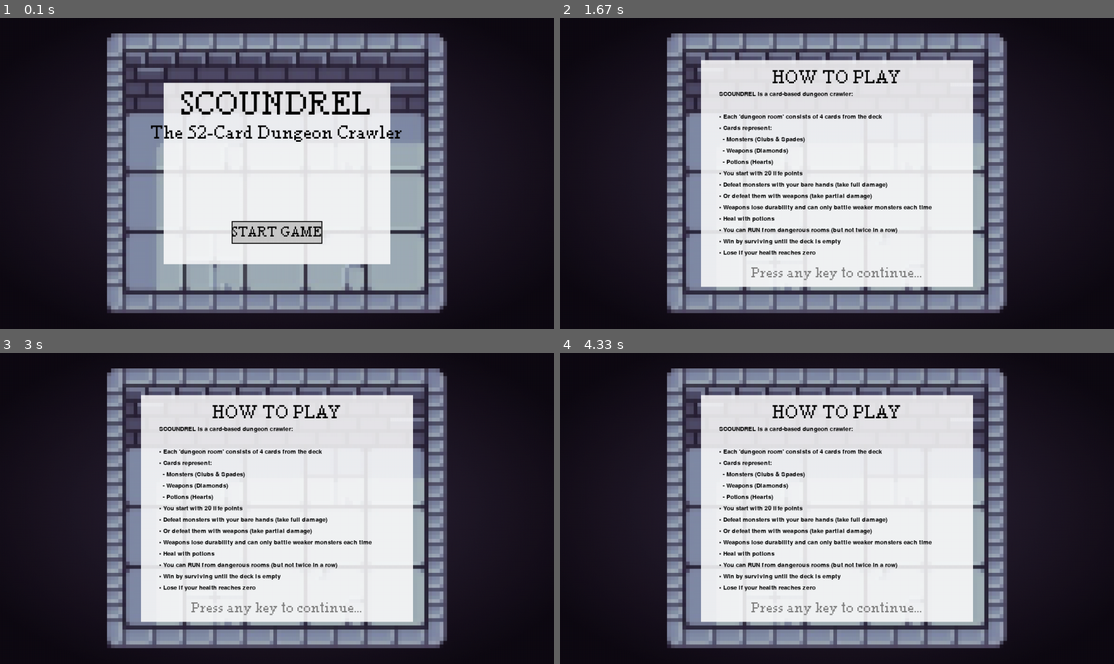
Above: before the commit, frames 1-4 (two rows, left to right).
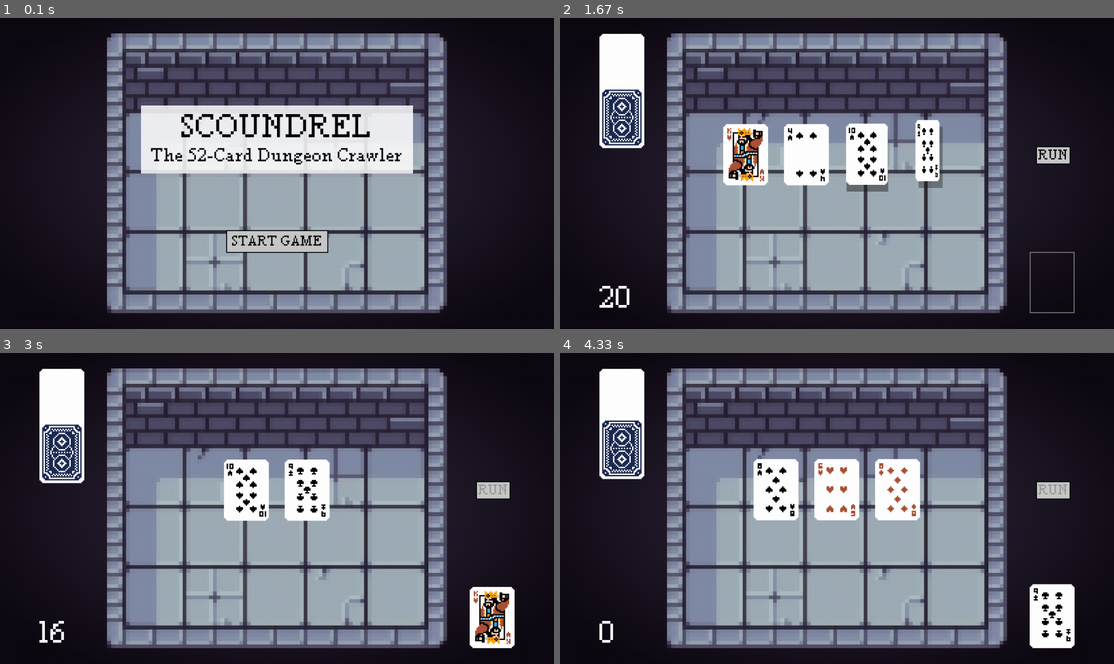
Above: after the commit, the same moments.

Repository: YetiGonk/Scoundrel-Pygame
Game: pygame game, started from main.py
Same seed, same stepped clock (60 frames per second), same inputs: the game is played once before the commit and once after it.
Inputs (mouse positions are in pixels of both pictures, inside the frame that each line leads up to):
- Up to frame 1 (0.1 s): no input
- Up to frame 2 (1.67 s): click "START GAME" at 0.38 s; click (704, 176) at 0.72 s; click (692, 58) at 1.55 s
- Up to frame 3 (3 s): click (182, 489) at 1.88 s; click (216, 489) at 2.72 s
- Up to frame 4 (4.33 s): click (864, 489) at 3.05 s; click (742, 489) at 3.88 s

The runs differ from the first frame. In frame 1, 19% of the frame differs, in the area x 25-75%, y 20-80%; in frame 2, 36%; in frame 3, 38%, in the area x 7-93%, y 4-96%; in frame 4, 37%.

Commit message:
adding more decks and ui changes

Diff:
--- a/components/deck.py
+++ b/components/deck.py
@@ -3,13 +3,14 @@
 """
 import random
 import pygame
-from constants import CARD_WIDTH, CARD_HEIGHT, SCREEN_WIDTH, SCREEN_HEIGHT, FLOOR_WIDTH, FLOOR_HEIGHT, GRAY
+from constants import CARD_WIDTH, CARD_HEIGHT, SCREEN_WIDTH, SCREEN_HEIGHT, FLOOR_WIDTH, FLOOR_HEIGHT, GRAY, DECK_NAMES, DECK_DESC_DICT, DECK_DICT, SUITS
 from utils.resource_loader import ResourceLoader
 
 class Deck:
     """ Represents a deck of cards in the game. """
 
-    def __init__(self, position=(SCREEN_WIDTH//2 - FLOOR_WIDTH//2 - CARD_WIDTH - 50, SCREEN_HEIGHT//2 - FLOOR_HEIGHT//2)):
+    def __init__(self, floor, position=(SCREEN_WIDTH//2 - FLOOR_WIDTH//2 - CARD_WIDTH - 50, SCREEN_HEIGHT//2 - FLOOR_HEIGHT//2)):
+        self.floor = floor if floor in DECK_NAMES else None
         self.position = position
         self.cards = []
         self.card_stack = []
@@ -20,11 +21,8 @@
 
     def initialise_deck(self):
         self.cards = []
-        suits = ["spades", "clubs", "diamonds", "hearts"]
-        for suit in suits:
-            for value in range(2, 15):  # 2-14 (Ace is 14)
-                if (suit in ["hearts", "diamonds"]) and value >= 11:
-                    continue
+        for suit in SUITS:
+            for value in range(DECK_DICT[self.floor][suit]["lower"], DECK_DICT[self.floor][suit]["upper"]+1):
                 self.cards.append({"suit": suit, "value": value})
         random.shuffle(self.cards)
         self.initialise_visuals()
--- a/components/room.py
+++ b/components/room.py
@@ -50,10 +50,18 @@
 
         # Get target positions for all cards
         for i, card in enumerate(sorted_cards):
-            card_position = (
-                int(start_x + i * (CARD_WIDTH + self.card_spacing)),
-                int(start_y)
-            )
+            card_position = (0, 0)
+            if num_cards == 1:
+                # position final card as if left most side of 4 cards
+                card_position = (
+                    int(start_x - (CARD_WIDTH + self.card_spacing) * 1.5),
+                    int(start_y)
+                )
+            else:
+                card_position = (
+                    int(start_x + i * (CARD_WIDTH + self.card_spacing)),
+                    int(start_y)
+                )
 
             if animate and animation_manager is not None:
                 # Create animation with easing
--- a/constants.py
+++ b/constants.py
@@ -21,7 +21,17 @@
 CARD_HEIGHT = 135
 
 # UI positions and sizes
+MENU_WIDTH = 600
+MENU_HEIGHT = 150
+MENU_POSITION = (
+    SCREEN_WIDTH//2 - MENU_WIDTH//2,
+    SCREEN_HEIGHT//2 - MENU_HEIGHT
+)
+
 WEAPON_POSITION = (486, 420)
+
+MONSTER_STACK_OFFSET = (30, 10)
+MONSTER_START_OFFSET = (150, 0)
 
 RUN_WIDTH = 76
 RUN_HEIGHT = 40
@@ -44,3 +54,88 @@
 BODY_FONT_SIZE = 28
 NORMAL_FONT_SIZE = 20
 FONT_FILE = f"{FONTS_PATH}/Pixel Times.ttf"
+
+# Decks
+SUITS = ["diamonds", "hearts", "spades", "clubs"]
+DECK_NAMES = ["standard", "easy", "hard", "blessed", "wild", "hell", "trapped", "cursed"]
+
+STANDARD_DECK = {
+    "diamonds": {
+        "upper": 12,
+        "lower": 2
+    },
+    "hearts": {
+        "upper": 12,
+        "lower": 2
+    },
+    "spades": {
+        "upper": 12,
+        "lower": 2
+    },
+    "clubs": {
+        "upper": 12,
+        "lower": 2
+    },
+}
+
+EASY_DECK = {
+    "diamonds": {
+        "upper": 14,
+        "lower": 2
+    },
+    "hearts": {
+        "upper": 14,
+        "lower": 2
+    },
+    "spades": {
+        "upper": 10,
+        "lower": 2
+    },
+    "clubs": {
+        "upper": 10,
+        "lower": 2
+    },
+}
+
+HARD_DECK = {
+    "diamonds": {
+        "upper": 10,
+        "lower": 2
+    },
+    "hearts": {
+        "upper": 10,
+        "lower": 2
+    },
+    "spades": {
+        "upper": 14,
+        "lower": 2
+    },
+    "clubs": {
+        "upper": 14,
+        "lower": 2
+    },
+}
+
+DECK_DICT = {
+    "standard": STANDARD_DECK,
+    "easy": EASY_DECK,
+    "hard": HARD_DECK,
+    # "blessed": BLESSED_DECK,
+    # "treasury": TREASURY_DECK,
+    # "wild": WILD_DECK,
+    # "hell": HELL_DECK,
+    # "cursed": CURSED_DECK,
+    # "trapped": TRAPPED_DECK
+}
+
+DECK_DESC_DICT = {
+    "standard": "The standard deck. The original game.",
+    "easy": "For the shmucks with no 'cojones'. No face or ace monster cards, all weapons and potions.",
+    "hard": "For the crazies with too many 'cojones'. All monsters, no face or ace weapons or potions.",
+    "blessed": "",
+    "treasury": "",
+    "wild": "",
+    "hell": "",
+    "cursed": "",
+    "trapped": ""
+}
--- a/states/menu_state.py
+++ b/states/menu_state.py
@@ -4,6 +4,7 @@
 
 from constants import SCREEN_WIDTH, SCREEN_HEIGHT, WHITE, BLACK, LIGHT_GRAY
 from states.game_state import GameState
+from ui.panel import Panel
 from utils.resource_loader import ResourceLoader
 
 class MenuState(GameState):
@@ -48,15 +49,13 @@
         surface.blit(self.floor, ((SCREEN_WIDTH - self.floor.get_width())/2, (SCREEN_HEIGHT - self.floor.get_height())/2))
 
         # Create a semi-transparent panel
-        panel = pygame.Surface((500, 400))
-        panel.fill(WHITE)
-        panel.set_alpha(220)
-        panel_rect = panel.get_rect(center=(SCREEN_WIDTH//2, SCREEN_HEIGHT//2))
-        surface.blit(panel, panel_rect)
+        from constants import MENU_WIDTH, MENU_HEIGHT, MENU_POSITION
+        panel = Panel((MENU_WIDTH, MENU_HEIGHT), MENU_POSITION)
+        panel.draw(surface)
 
         # Draw title
         title_text = self.title_font.render("SCOUNDREL", True, BLACK)
-        title_rect = title_text.get_rect(center=(SCREEN_WIDTH//2, panel_rect.top + 50))
+        title_rect = title_text.get_rect(center=(SCREEN_WIDTH//2, panel.rect.top + 50))
         surface.blit(title_text, title_rect)
 
         # Draw subtitle
@@ -65,8 +64,8 @@
         surface.blit(subtitle_text, subtitle_rect)
 
         # Draw start button
-        self.start_button_rect = pygame.Rect(0, 0, 200, 50)
-        self.start_button_rect.center = (SCREEN_WIDTH//2, panel_rect.bottom - 70)
+        self.start_button_rect = pygame.Rect(0, 0, 225, 50)
+        self.start_button_rect.center = (SCREEN_WIDTH//2, panel.rect.bottom + 150)
         pygame.draw.rect(surface, LIGHT_GRAY, self.start_button_rect)
         pygame.draw.rect(surface, BLACK, self.start_button_rect, 2)
 
--- a/states/playing_state.py
+++ b/states/playing_state.py
@@ -22,6 +22,7 @@
         self.deck = None
         self.discard_pile = None
         self.room = None
+        self.current_floor = None
 
         # Player stats
         self.life_points = 20
@@ -49,6 +50,7 @@
 
     def enter(self):
         # Load fonts
+        self.title_font = ResourceLoader.load_font("fonts/Pixel Times.ttf", 60)
         self.header_font = ResourceLoader.load_font("fonts/Pixel Times.ttf", 36)
         self.body_font = ResourceLoader.load_font("fonts/Pixel Times.ttf", 28)
 
@@ -63,7 +65,8 @@
         self.floor = pygame.transform.scale(self.floor, (FLOOR_WIDTH, FLOOR_HEIGHT))
 
         # Initialize game components
-        self.deck = Deck()
+        self.current_floor = "easy"
+        self.deck = Deck(self.current_floor)
         self.discard_pile = DiscardPile()
         self.room = Room(self.animation_manager)
 
@@ -132,8 +135,12 @@
             self.on_run_completed()
 
         # If we have only one card left and animations just finished, start a new room
-        elif len(self.room.cards) == 1 and animations_just_finished:
+        elif len(self.room.cards) == 1 and animations_just_finished and len(self.deck.cards) > 0:
             self.start_new_room(self.room.cards[0])
+
+        # If both room and deck are empty and animations just finished, then trigger victory
+        elif len(self.room.cards) == 0 and animations_just_finished and len(self.deck.cards) == 0:
+            self.check_game_over()
 
     def draw(self, surface):
         # Draw background
@@ -156,8 +163,8 @@
         self.room.draw(surface)
 
         # Draw health
-        health_text = self.header_font.render(str(self.life_points), True, WHITE)
-        health_rect = health_text.get_rect(topleft=(75, 527))
+        health_text = self.title_font.render(str(self.life_points), True, WHITE)
+        health_rect = health_text.get_rect(bottomleft=(self.deck.rect.x, SCREEN_HEIGHT-self.deck.rect.y))
         surface.blit(health_text, health_rect)
 
         # Draw run button
@@ -168,15 +175,11 @@
             button_rect = self.run_button.rect
             pygame.draw.rect(surface, LIGHT_GRAY, button_rect)
             pygame.draw.rect(surface, BLACK, button_rect, 2)
-            button_text = self.body_font.render("RUN", True, (150, 150, 150))  # Grayed out text
+            button_text = self.body_font.render("RUN", True, (150, 150, 150))  # Greyed out text
             button_text_rect = button_text.get_rect(center=button_rect.center)
             surface.blit(button_text, button_text_rect)
 
     def start_new_room(self, last_card=None):
-        if len(self.deck.cards) < 4:
-            self.end_game(True)
-            return
-
         if self.life_points <= 0:
             return
 
@@ -192,10 +195,10 @@
             last_card.face_up = True
 
         # Calculate how many cards to draw
-        cards_to_draw = 4 - len(self.room.cards)
+        cards_to_draw = min(4 - len(self.room.cards), len(self.deck.cards))
 
         # Calculate final target positions first
-        num_cards = 4  # Always 4 cards in a full room
+        num_cards = min(4, len(self.deck.cards)+len(self.room.cards))  # Always 4 cards in a full room
         total_width = (CARD_WIDTH * num_cards) + (self.room.card_spacing * (num_cards - 1))
         start_x = (SCREEN_WIDTH - total_width) // 2
         start_y = (SCREEN_HEIGHT - CARD_HEIGHT) // 2 - 40
@@ -222,12 +225,15 @@
                 else:
                     card.update_position(self.deck.position)
 
-                # Add card to room (this won't position cards yet)
+                # Add card to room
                 self.room.add_card(card)
 
                 # Calculate which target position to use
                 if last_card:
-                    target_pos = target_positions[i + 1]  # Skip position 0 for last_card
+                    if num_cards < 4:
+                        target_pos = target_positions[i]
+                    else:
+                        target_pos = target_positions[i + 1]  # Skip position 0 for last_card
                 else:
                     target_pos = target_positions[i]
 
@@ -310,16 +316,14 @@
                     self.room.remove_card(monster)
                     self.defeated_monsters.append(monster)
                     self.position_monster_stack()
-                    self.check_game_over()
                 else:
                     if monster.value > self.life_points:
                         self.life_points = 0
                     else:
                         self.life_points -= monster.value
-                    self.check_game_over()
+                        self.animate_card_movement(monster, self.discard_pile.position, on_complete=lambda: self.discard_pile.add_card(monster))
                     # Add to discard AFTER removing from room
                     self.room.remove_card(monster)
-                    self.discard_pile.add_card(monster)
             else:
                 if monster.value <= self.equipped_weapon["value"]:
                     monster.z_index = self.z_index_counter
@@ -341,16 +345,14 @@
                     self.room.remove_card(monster)
                     self.defeated_monsters.append(monster)
                     self.position_monster_stack()
-                    self.check_game_over()
         else:
             if monster.value > self.life_points:
                 self.life_points = 0
             else:
                 self.life_points -= monster.value
+                self.animate_card_movement(monster, self.discard_pile.position, on_complete=lambda: self.discard_pile.add_card(monster))
             # Add to discard AFTER removing from room
             self.room.remove_card(monster)
-            self.discard_pile.add_card(monster)
-            self.check_game_over()
 
     def add_to_defeated_monsters(self, monster):
         """Callback after animation to actually add monster to defeated stack"""
@@ -379,23 +381,22 @@
         if not self.defeated_monsters or "node" not in self.equipped_weapon:
             return
 
-        monster_start_offset = (150, 0)
-        monster_stack_offset = (30, 10)
-        total_width = monster_stack_offset[0] * (len(self.defeated_monsters) - 1)
-        start_x = self.equipped_weapon["node"].rect.x + monster_start_offset[0] - total_width / 2
-
-        weapon_adjustment = (-total_width / 2, 0)
-        weapon_pos = (self.equipped_weapon["node"].rect.x + weapon_adjustment[0],
-            self.equipped_weapon["node"].rect.y + weapon_adjustment[1]
+        from constants import MONSTER_STACK_OFFSET, MONSTER_START_OFFSET
+        total_width = MONSTER_STACK_OFFSET[0] * (len(self.defeated_monsters) - 1)
+        start_x = self.equipped_weapon["node"].rect.x + MONSTER_START_OFFSET[0]
+
+        for i, monster in enumerate(self.defeated_monsters):
+            new_stack_position = (
+                start_x + i * MONSTER_STACK_OFFSET[0],
+                self.equipped_weapon["node"].rect.y + MONSTER_STACK_OFFSET[1] * i
+            )
+            self.animate_card_movement(monster, new_stack_position)
+
+        new_weapon_position = (
+            self.equipped_weapon["node"].rect.x - MONSTER_STACK_OFFSET[1]*2,
+            self.equipped_weapon["node"].rect.y
         )
-        self.equipped_weapon["node"].update_position(weapon_pos)
-
-        for i, monster in enumerate(self.defeated_monsters):
-            stack_position = (
-                start_x + i * monster_stack_offset[0],
-                self.equipped_weapon["node"].rect.y + monster_stack_offset[1] * i
-            )
-            monster.update_position(stack_position)
+        self.animate_card_movement(self.equipped_weapon["node"], new_weapon_position)
 
     def equip_weapon(self, weapon):
         self.clear_weapon_and_monsters()
@@ -716,6 +717,7 @@
             card.original_width = 1.0
             card.halfway_point = ((target_pos[0] + card.rect.x) // 2,
                                 (target_pos[1] + card.rect.y) // 2)
+            card.z_index = -100
 
             # Create animation
             animation = MoveAnimation(
@@ -752,7 +754,7 @@
     def check_game_over(self):
         if self.life_points <= 0:
             self.end_game(False)
-        elif not self.deck.cards:
+        elif not self.deck.cards and not self.room.cards:
             self.end_game(True)
 
     def end_game(self, victory):
--- a/states/rules_state.py
+++ b/states/rules_state.py
@@ -34,7 +34,7 @@
         self.floor = pygame.transform.scale(self.floor, (FLOOR_WIDTH, FLOOR_HEIGHT))
 
     def handle_event(self, event):
-        if event.type == KEYDOWN:
+        if event.type == MOUSEBUTTONDOWN and event.button == 1: # left click
             self.game_manager.change_state("playing")
 
     def update(self, delta_time):
@@ -84,6 +84,6 @@
             y_offset += 25
 
         # Continue text
-        continue_text = self.body_font.render("Press any key to continue...", True, GRAY)
+        continue_text = self.body_font.render("Left-click to continue...", True, GRAY)
         continue_rect = continue_text.get_rect(center=(SCREEN_WIDTH//2, panel_rect.bottom - 30))
         surface.blit(continue_text, continue_rect)
--- a/ui/panel.py
+++ b/ui/panel.py
@@ -1,16 +1,17 @@
-"""
-Panel UI component for the Scoundrel game.
-"""
+""" Panel UI component. """
+
 import pygame
 from constants import WHITE
 
 class Panel:
-    def __init__(self, rect, color=WHITE, alpha=220):
-        self.rect = rect
-        self.color = color
+    def __init__(self, width_height, top_left, colour=WHITE, alpha=220):
+        self.width_height = width_height
+        self.top_left = top_left
+        self.rect = pygame.Rect(self.top_left, self.width_height)
+        self.colour = colour
         self.alpha = alpha
-        self.surface = pygame.Surface((rect.width, rect.height))
-        self.surface.fill(color)
+        self.surface = pygame.Surface((self.rect.width, self.rect.height))
+        self.surface.fill(colour)
         self.surface.set_alpha(alpha)
 
     def update_position(self, pos):
@@ -19,12 +20,12 @@
     def update_size(self, size):
         self.rect.size = size
         self.surface = pygame.Surface(size)
-        self.surface.fill(self.color)
+        self.surface.fill(self.colour)
         self.surface.set_alpha(self.alpha)
 
-    def update_color(self, color):
-        self.color = color
-        self.surface.fill(color)
+    def update_colour(self, colour):
+        self.colour = colour
+        self.surface.fill(colour)
 
     def update_alpha(self, alpha):
         self.alpha = alpha
--- a/utils/animation.py
+++ b/utils/animation.py
@@ -19,8 +19,9 @@
             self.is_completed = True
             if self.on_complete:
                 self.on_complete()
+            return True
 
-        return self.is_completed
+        return False
 
     def reset(self):
         self.elapsed_time = 0
@@ -66,9 +67,6 @@
     def update(self, delta_time):
         completed = super().update(delta_time)
 
-        # Remove problematic debug print
-        # print("Updating MoveAnimation for object:", self.target_object)
-
         # Calculate the current position
         progress = self.easing_function(self.get_progress())
         current_x = self.start_pos[0] + (self.end_pos[0] - self.start_pos[0]) * progress
